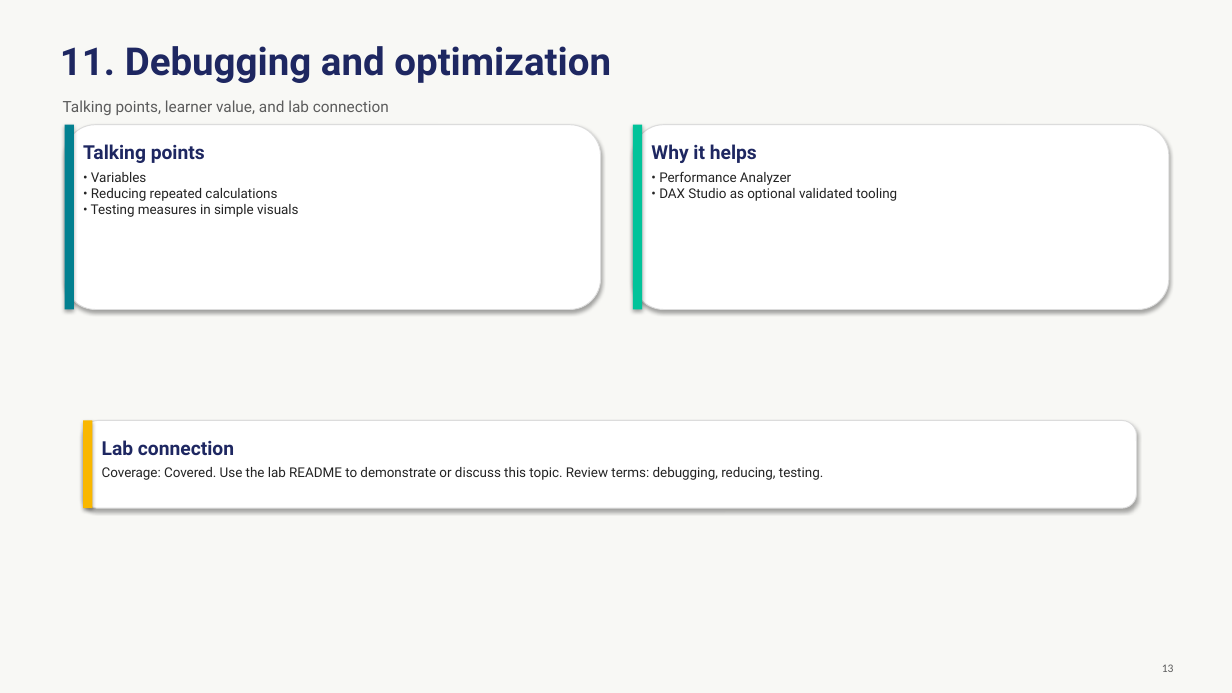
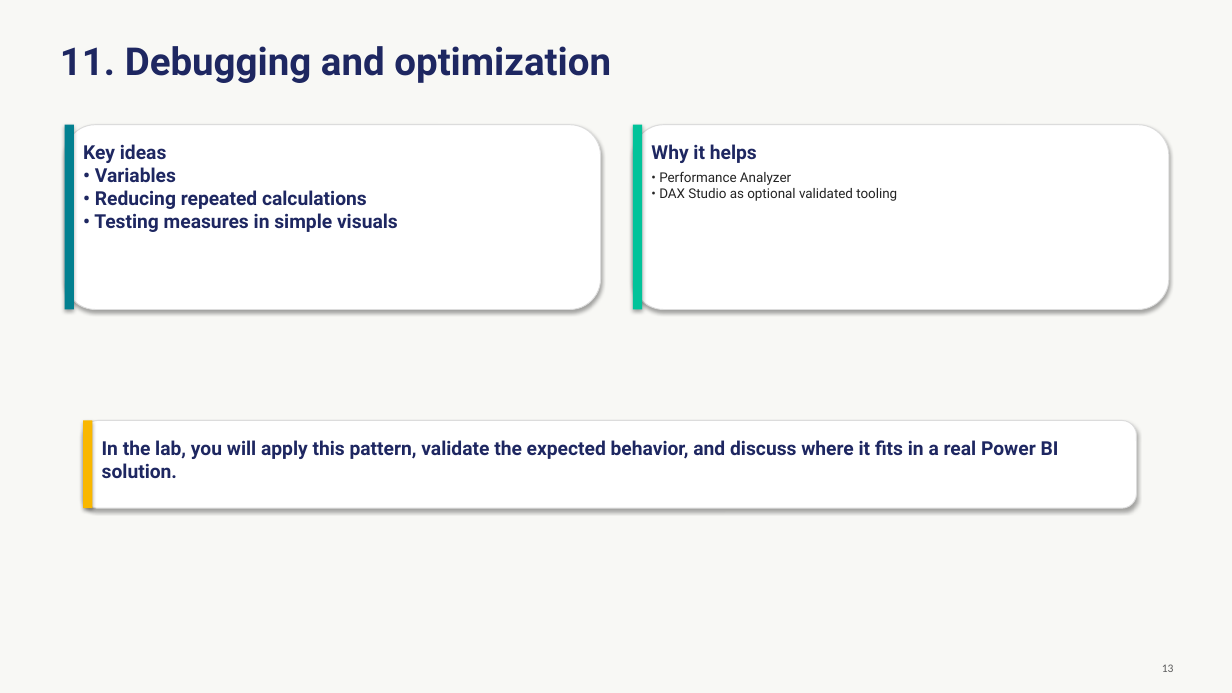
Before and after one commit to Coding-Forge/PBI-Advanced-Factory, a slide deck: slide 13 of modules/02-advanced-dax/assets/advanced-dax.pptx. Drawn at 1232x693 pixels with LibreOffice and Linux fonts; fonts in the diff are those of the drawing. Boxes give left, top, right and bottom in pixels: in the first picture for what was removed or moved away, otherwise in the second. Text is boxed around its words. In the diff, an @@ line names an element or a change of style, - is before the commit and + after.

```diff
--- a/modules/02-advanced-dax/assets/advanced-dax.pptx
+++ b/modules/02-advanced-dax/assets/advanced-dax.pptx
@@ text removed at (x1=63, y1=100, x2=389, y2=115) @@
-Talking points, learner value, and lab connection
@@ text at (x1=83, y1=144, x2=398, y2=232): text changed; size 10.5 to 15 pt; text colour #242424 to #1E2761; bold on @@
-Talking points
-• Variables
-• Reducing repeated calculations
-• Testing measures in simple visuals
+Key ideas
+• Variables
+• Reducing repeated calculations
+• Testing measures in simple visuals
@@ text at (x1=102, y1=440, x2=1059, y2=478): text changed; size 10.5 to 15 pt; text colour #242424 to #1E2761; bold on @@
-Lab connection
-Coverage: Covered. Use the lab README to demonstrate or discuss this topic. Review terms: debugging, reducing, testing.
+In the lab, you will apply this pattern, validate the expected behavior, and discuss where it fits in a real Power BI solution.
```
Also in this commit, not shown: 14 other slides changed, 10 other files.
